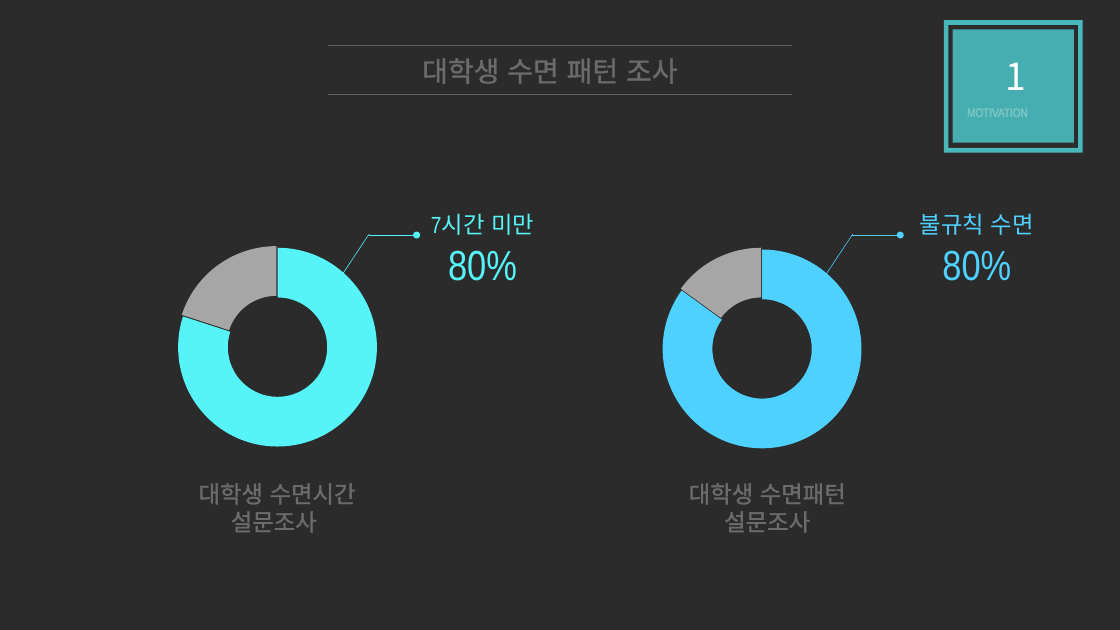
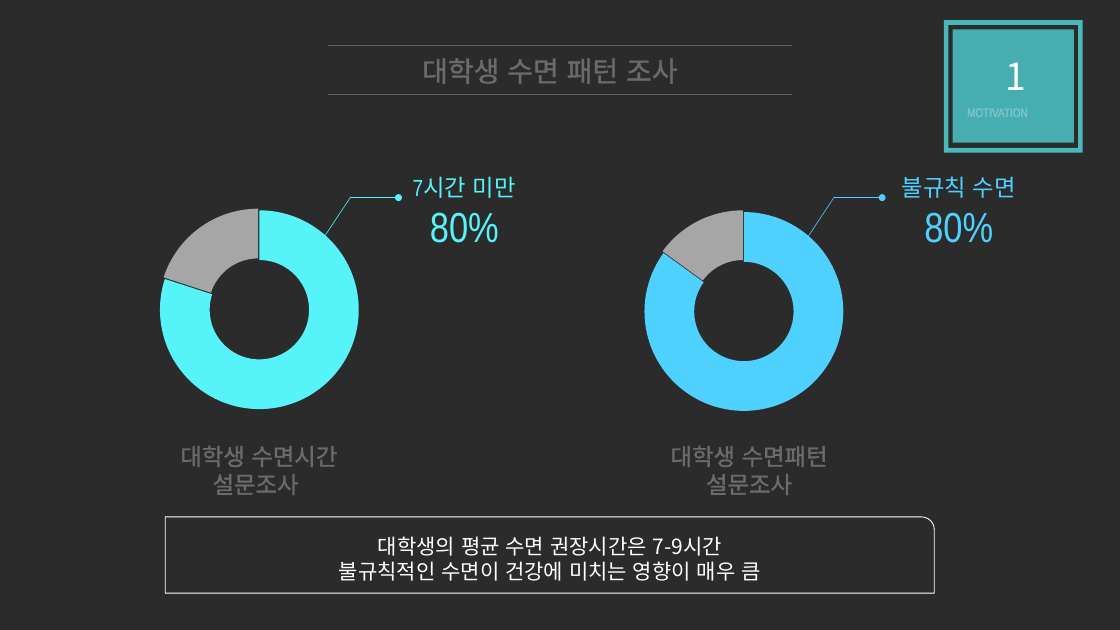
Before and after one commit to eun2u/GoodSleep_java, a slide deck: slide 4 of GoodSleep_ppt.pptx. Drawn at 1120x630 pixels with LibreOffice and Linux fonts; fonts in the diff are those of the drawing; background and template pictures are left out; a plain dark background stands for a picture behind light text. Boxes give left, top, right and bottom in pixels: in the first picture for what was removed or moved away, otherwise in the second. Text is boxed around its words. In the diff, an @@ line names an element or a change of style, - is before the commit and + after.

```diff
--- a/GoodSleep_ppt.pptx
+++ b/GoodSleep_ppt.pptx
@@ 2 doughnut charts, 2 lines: place and size @@
-2 doughnut charts, 2 lines at bbox=[108, 234, 931, 460]
+2 doughnut charts, 2 lines at bbox=[90, 197, 913, 423]
@@ 4 texts, 2 arrows: place and size @@
-4 texts, 2 arrows at bbox=[199, 213, 1034, 533]
+4 texts, 2 arrows at bbox=[180, 176, 1016, 495]
@@ round rect added at bbox=[166, 517, 934, 593], outline #FFFFFF 0.75 pt @@
@@ text added at bbox=[339, 536, 760, 581], 18 pt, text #FFFFFF @@
+대학생의 평균 수면 권장시간은 7-9시간
+불규칙적인 수면이 건강에 미치는 영향이 매우 큼
```
Also in this commit, not shown: 1 other slide changed.
